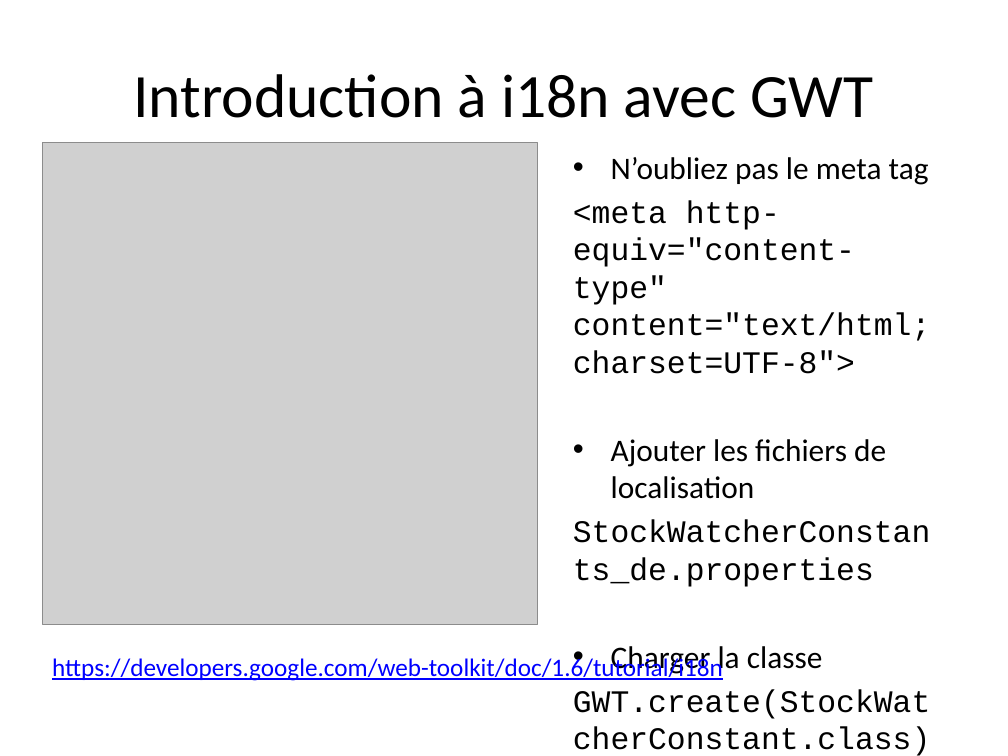
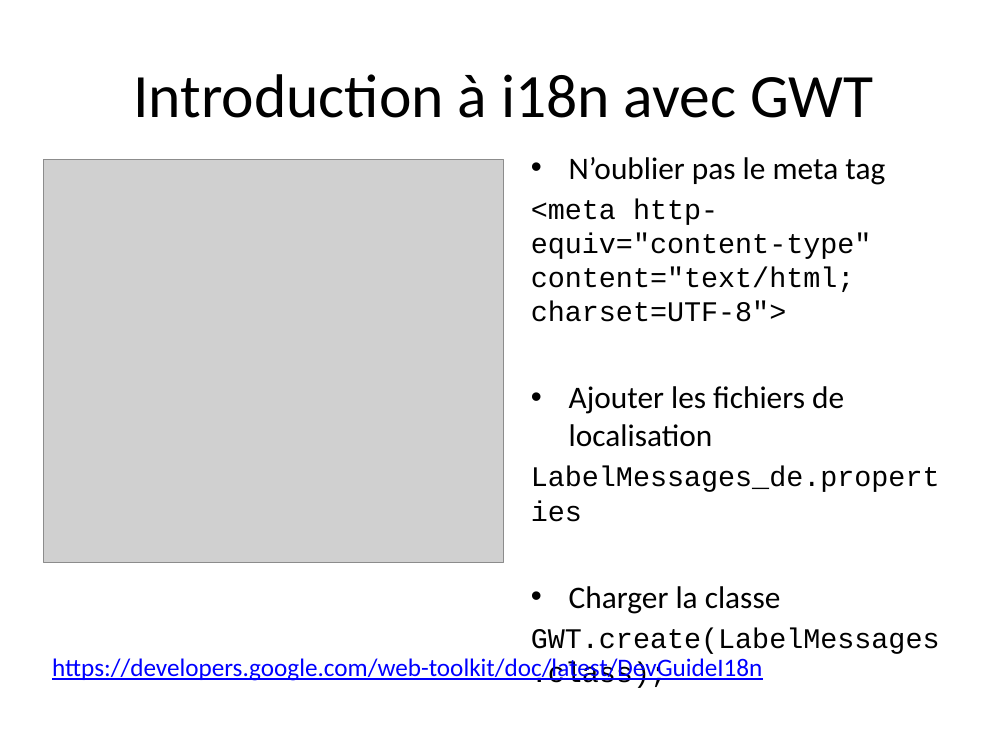
Before and after one commit to dbaeli/ez18n, a slide deck: slide 2 of ez18n-slides/ez18n_hands_on.pptx. Drawn at 1008x756 pixels with LibreOffice and Linux fonts; fonts in the diff are those of the drawing; grey boxes stand for pictures; background and template pictures are left out. Boxes give left, top, right and bottom in pixels: in the first picture for what was removed or moved away, otherwise in the second. Text is boxed around its words. In the diff, an @@ line names an element or a change of style, - is before the commit and + after.

Commit message:
fixed a few typo

```diff
--- a/ez18n-slides/ez18n_hands_on.pptx
+++ b/ez18n-slides/ez18n_hands_on.pptx
@@ text "N’oublier pas le meta tag": place and size @@
-text "N’oublier pas le meta tag" at (573, 157, 930, 756)
+text "N’oublier pas le meta tag" at (531, 157, 940, 688)
@@ picture: place and size @@
-picture at (42, 143, 537, 625)
+picture at (43, 159, 503, 562)
@@ text at (569, 157, 885, 185): text changed @@
-• N’oubliez pas le meta tag
+• N’oublier pas le meta tag
@@ text at (531, 199, 872, 322): size 22.4 to 20.3 pt in "<meta http-equiv="content-type" content="text/html; charset= ..." @@
@@ text at (531, 466, 940, 492): text changed; size 22.4 to 20.3 pt @@
-StockWatcherConstants_de.properties
+LabelMessages_de.properties
@@ text at (531, 628, 940, 688): text changed; size 22.4 to 20.3 pt @@
-GWT.create(StockWatcherConstant.class);
+GWT.create(LabelMessages.class);
@@ text at (52, 658, 762, 682): text changed @@
-https://developers.google.com/web-toolkit/doc/1.6/tutorial/i18n
+https://developers.google.com/web-toolkit/doc/latest/DevGuideI18n
```
Also in this commit, not shown: 5 other slides changed.
